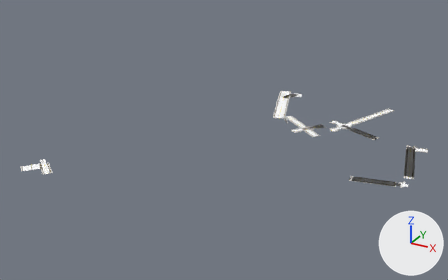
What one commit did to the glTF model game/assets/city/roads/roads_1_0.gltf.
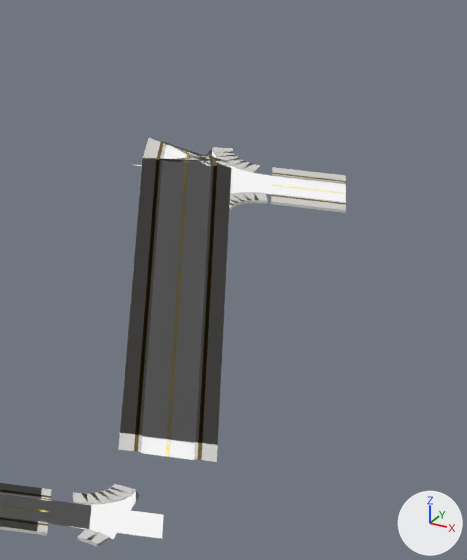
The first picture shows the older version from a camera (50 mm lens) standing at (1178.0, -1105.0, 416.0) and looking at (724.0, -280.0, 3.0). The close-ups show the older and then the newer version on the part from 87% to 98% of the width and 47% to 68% of the height of that picture. Only the edits that show in the close-ups are written down. The lights are fixed; the arrows at lower right show +X, +Y and +Z. Objects named as collision shapes, trigger or cutter boxes, shadow casters or lower levels of detail are left out. Vertices at exactly the same position are counted once.

The first close-up shows 'roads_1_0_Road_Tactile_Strip', 'roads_1_0_SH_kerb', 'roads_1_0_SH_road_marking_white', 'roads_1_0_SH_road_marking_yellow', 'roads_1_0_SH_sidewalk', 'roads_1_0_SH_wet_asphalt'.
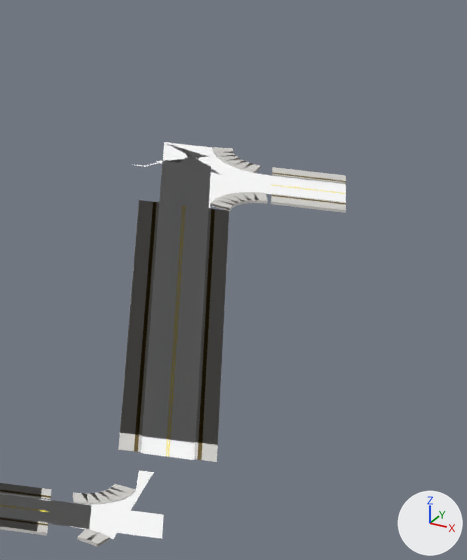
Diff of the bpy script that builds the scene:
```diff
--- a/game/assets/city/roads/roads_1_0.gltf.py
+++ b/game/assets/city/roads/roads_1_0.gltf.py
@@ me_roads_1_0_road_tactile_strip @@
 # used by ob_roads_1_0_road_tactile_strip; location = (0.0, 0.0, 0.0)
-me_roads_1_0_road_tactile_strip.from_pydata(...)  # 764 vertices, 708 faces; spans x 500.0..1029.0, y -521.0..6.0, z 0.0
+me_roads_1_0_road_tactile_strip.from_pydata(...)  # 700 vertices, 636 faces; spans x 500.0..1029.0, y -521.0..5.0, z 0.0
+# me_roads_1_0_road_tactile_strip part 1: 28 vertices removed from x 995.0..1008.0, y -168.0..-149.0, z 0.0
+# other edits to the shape of me_roads_1_0_road_tactile_strip do not show in these pictures
 me_roads_1_0_road_tactile_strip.materials.append(mat_road_tactile_strip)
@@ me_roads_1_0_sh_kerb @@
 # used by ob_roads_1_0_sh_kerb; location = (0.0, 0.0, 0.0)
-me_roads_1_0_sh_kerb.from_pydata(...)  # 1556 vertices, 1936 faces; spans x 500.0..1029.0, y -521.0..6.0, z 0.0
+me_roads_1_0_sh_kerb.from_pydata(...)  # 1460 vertices, 1792 faces; spans x 500.0..1029.0, y -521.0..5.0, z 0.0
+# me_roads_1_0_sh_kerb part 2: 42 vertices removed from x 995.0..1008.0, y -168.0..-149.0, z 0.0
+# other edits to the shape of me_roads_1_0_sh_kerb do not show in these pictures
 me_roads_1_0_sh_kerb.materials.append(mat_sh_kerb)
@@ me_roads_1_0_sh_sidewalk @@
 # used by ob_roads_1_0_sh_sidewalk; location = (0.0, 0.0, 0.0)
-me_roads_1_0_sh_sidewalk.from_pydata(...)  # 1642 vertices, 1912 faces; spans x 498.0..1032.0, y -523.0..7.0, z 0.0
+me_roads_1_0_sh_sidewalk.from_pydata(...)  # 1546 vertices, 1768 faces; spans x 498.0..1032.0, y -523.0..6.0, z 0.0
+# me_roads_1_0_sh_sidewalk part 3: 2 vertices moved within x 1010.0, y -166.0, z 0.0; 42 vertices removed from x 993.0..1010.0, y -169.0..-148.0, z 0.0
+# other edits to the shape of me_roads_1_0_sh_sidewalk do not show in these pictures
 me_roads_1_0_sh_sidewalk.materials.append(mat_sh_sidewalk)
@@ me_roads_1_0_sh_wet_asphalt @@
 # used by ob_roads_1_0_sh_wet_asphalt; location = (0.0, 0.0, 0.0)
-me_roads_1_0_sh_wet_asphalt.from_pydata(...)  # 4492 vertices, 7834 faces; spans x 501.0..1030.0, y -520.0..6.0, z 0.0
+me_roads_1_0_sh_wet_asphalt.from_pydata(...)  # 4498 vertices, 7840 faces; spans x 501.0..1030.0, y -520.0..5.0, z 0.0
+# me_roads_1_0_sh_wet_asphalt part 4: 14 vertices moved from x 998.0..1008.0, y -169.0..-150.0, z 0.0 to x 995.0..1009.0, y -178.0..-147.0, z 0.0; 1 vertex removed from x 998.0, y -162.0, z 0.0; 1 vertex added at x 1001.0, y -174.0, z 0.0
+# me_roads_1_0_sh_wet_asphalt part 5: 3 vertices moved from x 1024.0, y -285.0..-283.0, z 0.0 to x 1022.0..1024.0, y -280.0..-273.0, z 0.0; 6 vertices added at x 1022.0..1024.0, y -281.0..-276.0, z 0.0
+# other edits to the shape of me_roads_1_0_sh_wet_asphalt do not show in these pictures
 me_roads_1_0_sh_wet_asphalt.materials.append(mat_sh_wet_asphalt)
```

Where the change shows, as pixel boxes (x1, y1, x2, y2) in the close-ups (467 x 560 px; the box of a moved part takes in the faces that stretch with it):
'roads_1_0_SH_wet_asphalt', reshaped: before (0, 146, 346, 539); after (0, 142, 346, 539)
'roads_1_0_SH_sidewalk', reshaped: before (0, 138, 346, 547); after (0, 147, 346, 547)
'roads_1_0_Road_Tactile_Strip', reshaped: before (0, 141, 346, 526); after (0, 172, 346, 526)
'roads_1_0_SH_kerb', reshaped: before (0, 142, 346, 540); after (0, 147, 346, 540)
part 1 of me_roads_1_0_road_tactile_strip, deleted: before (153, 141, 217, 209)
part 2 of me_roads_1_0_sh_kerb, deleted: before (158, 142, 213, 208)
part 3 of me_roads_1_0_sh_sidewalk, cut back: before (139, 138, 237, 211); after (217, 197, 237, 202)
part 4 of me_roads_1_0_sh_wet_asphalt, moved or reshaped: before (206, 150, 212, 194); after (163, 142, 212, 212)
part 5 of me_roads_1_0_sh_wet_asphalt, built on: before (123, 496, 139, 506); after (136, 470, 154, 496)
